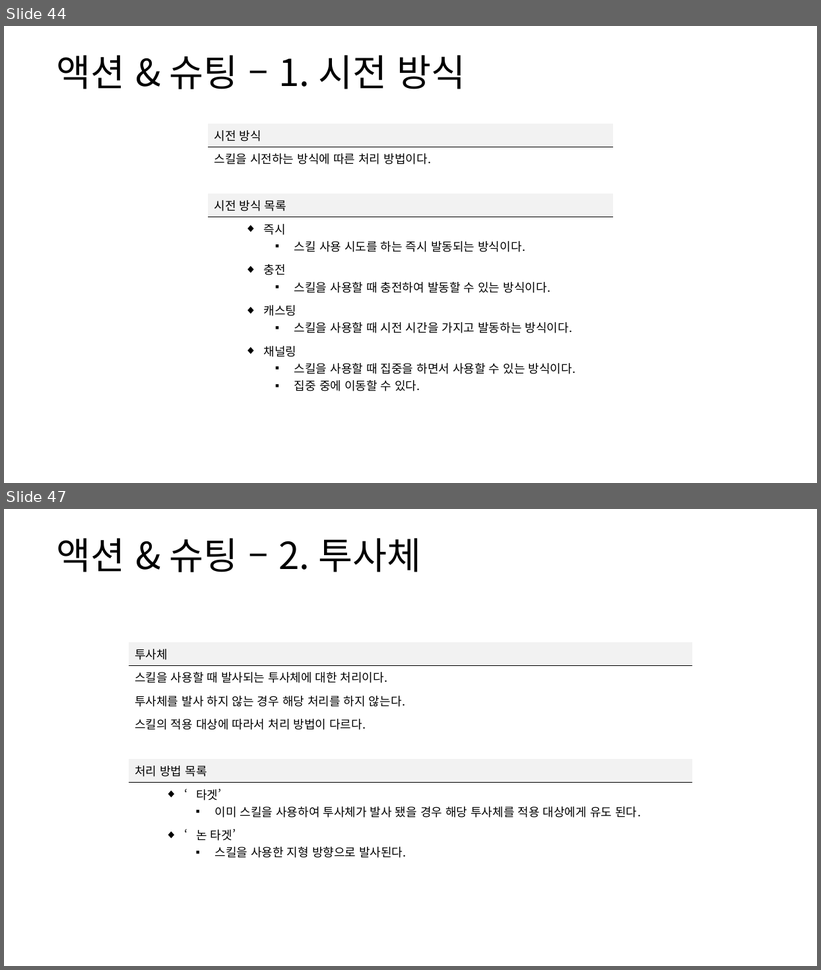
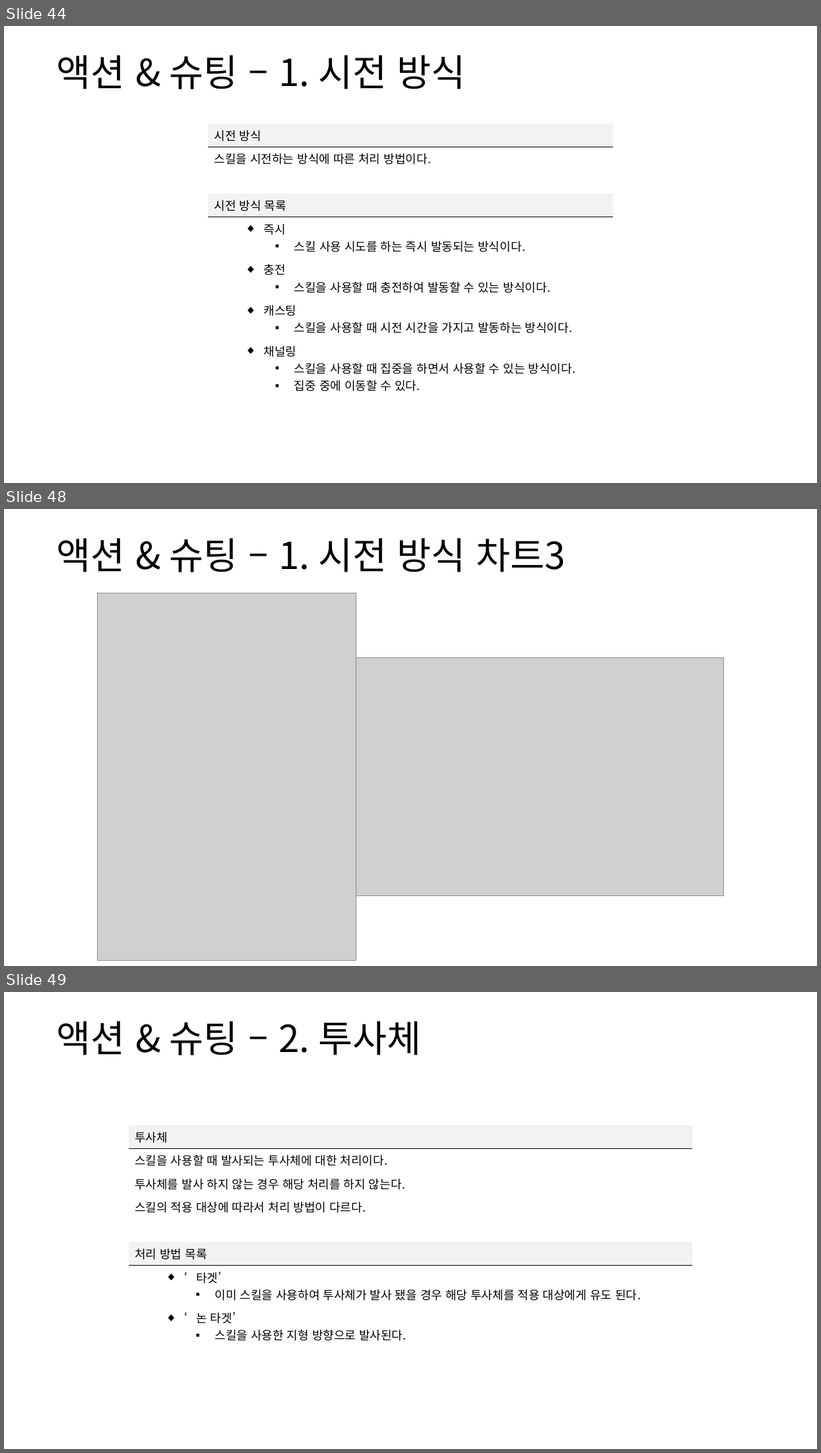
Before and after one commit to yjk0401/unityenginebasic_9th, a slide deck: 기획/방랑엽사전/스킬 시스템 기획서.pptx. Shown one above the other, each under a label of ours: slides 44 and 47 before the commit, slides 44, 48 and 49 after it; the slides between them are not shown. The pictures are 821x970 and 821x1453 pixels, drawn with LibreOffice and Linux fonts; fonts in the diff are those of the drawing; grey boxes stand for pictures. Boxes give left, top, right and bottom in pixels: in the first picture for what was removed or moved away, otherwise in the second. Text is boxed around its words. In the diff, an @@ line names an element or a change of style, - is before the commit and + after.

```diff
--- a/기획/방랑엽사전/스킬 시스템 기획서.pptx
+++ b/기획/방랑엽사전/스킬 시스템 기획서.pptx
@@ slide 48 added at (x1=4, y1=509, x2=817, y2=966), background #FFFFFF @@
@@ text added at (x1=56, y1=538, x2=566, y2=572), 44 pt, text #000000 @@
+액션 & 슈팅 – 1. 시전 방식 차트3
@@ picture added at (x1=97, y1=593, x2=356, y2=960) @@
@@ picture added at (x1=356, y1=658, x2=724, y2=896) @@
@@ what was slide 47 is now slide 49 @@
```
Also in this commit, not shown: 9 slides changed, 5 other slides added, 33 other files.
